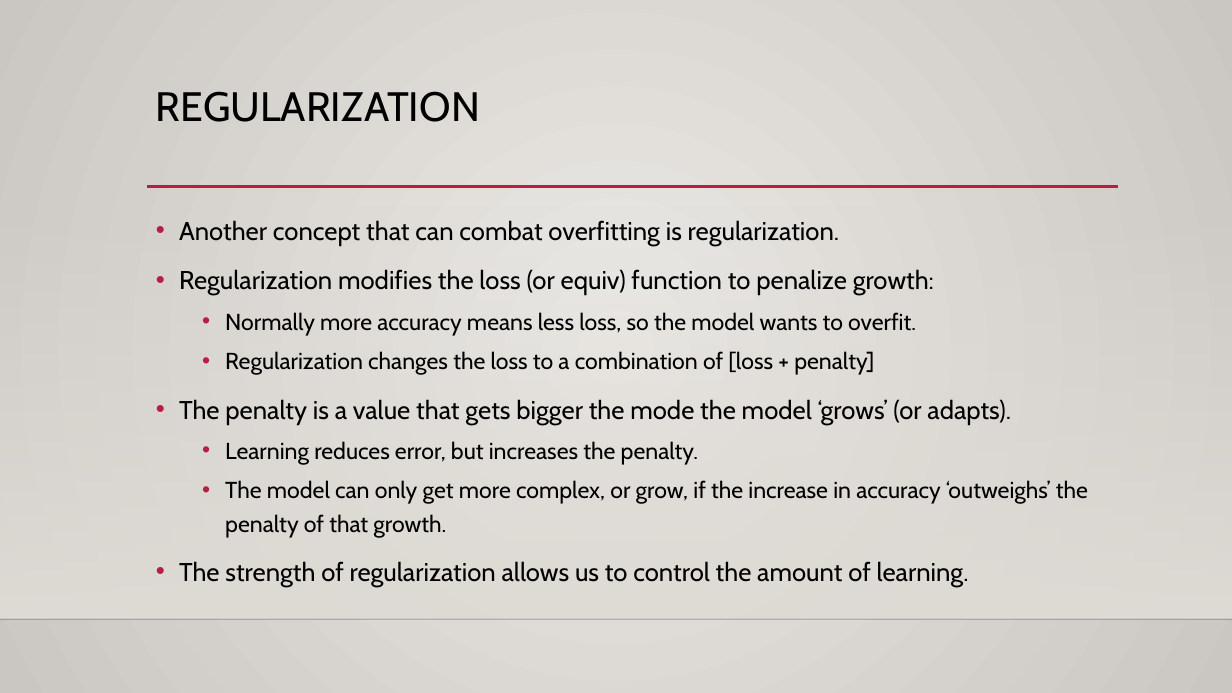
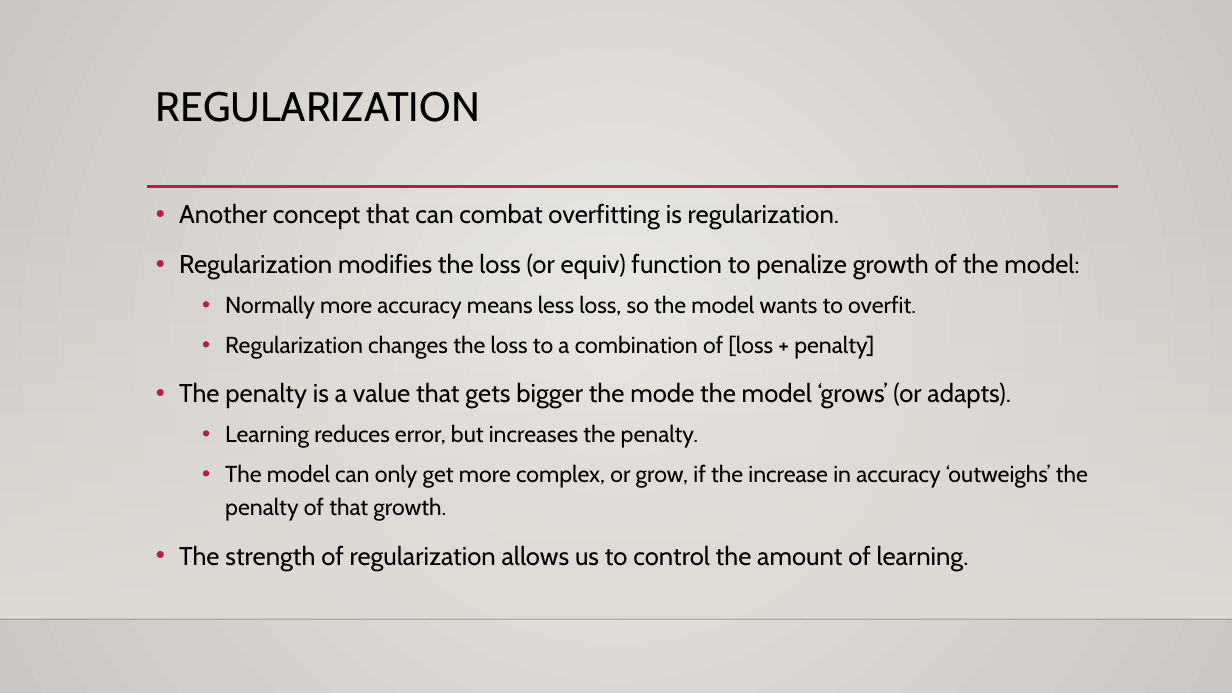
Before and after one commit to glennybarnes/Intro_to_Machine_Learning_Students, a slide deck: slide 19 of reference_content/Slides/002_Trees_EDA.pptx (slide 18 before the commit). Drawn at 1232x693 pixels with LibreOffice and Linux fonts; fonts in the diff are those of the drawing; background and template pictures are left out. Boxes give left, top, right and bottom in pixels: in the first picture for what was removed or moved away, otherwise in the second. Text is boxed around its words. In the diff, an @@ line names an element or a change of style, - is before the commit and + after.

```diff
--- a/reference_content/Slides/002_Trees_EDA.pptx
+++ b/reference_content/Slides/002_Trees_EDA.pptx
@@ text "Another concept that can combat ...": place and size @@
-text "Another concept that can combat ..." at [179, 220, 1088, 587]
+text "Another concept that can combat ..." at [179, 203, 1088, 570]
@@ text at [179, 253, 1079, 279]: text changed @@
-• Regularization modifies the loss (or equiv) function to penalize growth:
+• Regularization modifies the loss (or equiv) function to penalize growth of the model:
```
Also in this commit, not shown: 1 other slide changed, 1 slide added, 5 other files.
